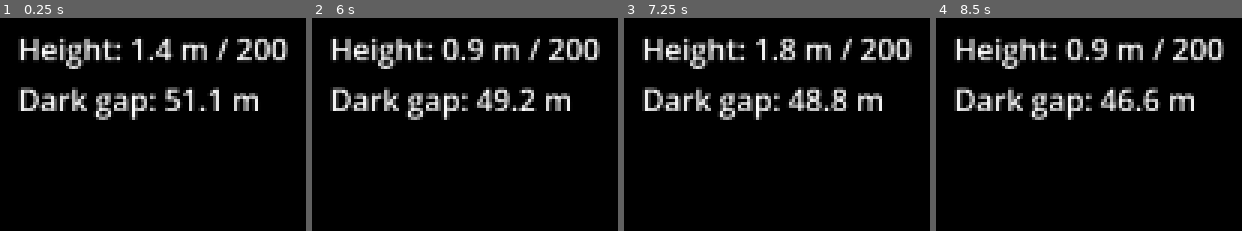
Above: before the commit, frames 1-4 (left to right).
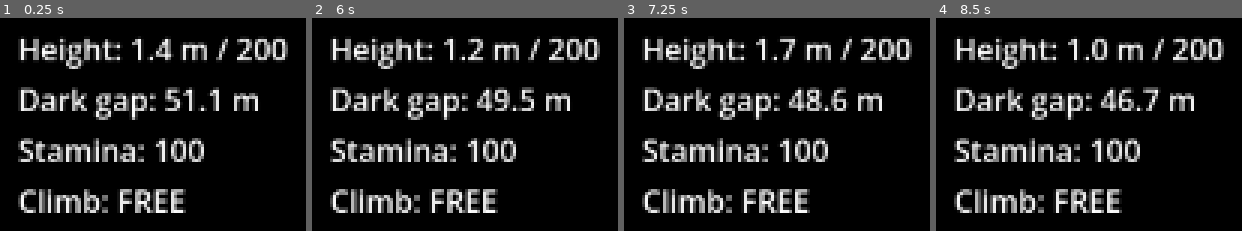
Above: after the commit, the same moments.

Repository: bennyo27/tethered
Game: Godot game, scene res://scenes/main/prototype.tscn
Two runs of this game, one before a commit and one after it. Both use one fixed random seed, a clock stepped at 60 frames per second and the inputs below.
Inputs (mouse positions are in pixels of both pictures, inside the frame that each line leads up to):
- Up to frame 1 (0.25 s): no input
- Up to frame 2 (6 s): tap Enter at 0.5 s; move the mouse to (outside the picture) at 0.52 s; press the mouse at (outside the picture) at 0.53 s; hold W (move_forward) 0.53-5.78 s; tap Space (jump) at 0.77, 1.07, 1.52, 1.82, 2.85, 3.02, 3.32, 3.77, 4.07, 4.52, 4.82 s; tap E (interact) at 0.8, 1.35, 3.8, 4.35 s; tap R (restart) at 1.25, 2, 2.75, 3.5, 4.15, 4.25 s; move the mouse to (outside the picture) at 1.27 s; release the mouse at (outside the picture) at 1.28 s; right-click (outside the picture) at 1.55 s; move the mouse to (outside the picture) at 2.02 s; hold Space (jump) 2.03-2.78 s; right-click (outside the picture) at 2.1 s; move the mouse to (outside the picture) at 2.77 s; click (outside the picture) at 3.05 s; move the mouse to (outside the picture) at 3.52 s; press the mouse at (outside the picture) at 3.53 s; move the mouse to (outside the picture) at 4.27 s; release the mouse at (outside the picture) at 4.28 s; right-click (outside the picture) at 4.55 s; move the mouse to (outside the picture) at 5.02 s; hold Space (jump) 5.03-5.78 s; right-click (outside the picture) at 5.1 s; move the mouse to (outside the picture) at 5.77 s; hold D (move_right) from 5.78 s (still down); click (outside the picture) at 5.85 s
- Up to frame 3 (7.25 s): tap Space (jump) at 6.02, 6.32, 6.77, 7.07 s; move the mouse to (outside the picture) at 6.52 s; release D (move_right) at 6.53 s; hold W (move_forward) from 6.53 s (still down); hold E (interact) from 6.53 s (still down)
- Up to frame 4 (8.5 s): keep holding W (move_forward); move the mouse to (outside the picture) at 7.27 s; release E (interact) at 7.28 s; right-click (outside the picture) at 7.35 s; tap Space (jump) at 7.52, 7.82 s; move the mouse to (outside the picture) at 8.02 s; hold Space (jump) from 8.03 s (still down)

The runs differ from the first frame. In frame 1, 7.5% of the frame differs, in the area x 5-67%, y 56-92%; in frame 2, 8.7%; in frame 3, 8.2%; in frame 4, 8.7%, in the area x 5-74%, y 9-92%.

Commit message:
White Knuckle-style climbing: two-hand grab, pendulum swing, mantle, stamina
- Rewrote player_controller.gd with independent left/right hand raycasts
- 0 hands: walk/sprint/fall (E=sprint)
- 1 hand: pendulum swing physics — WASD pumps, Space launches with momentum+boost
- 2 hands: climb along anchor line, A/D shimmy, Space mantles up
- Stamina system: drains while gripping (2h faster), launch costs burst,
  grip fails at 0, regens on ground
- Updated player.tscn: two offset raycasts (LeftRay, RightRay)
- HUD shows stamina bar + climb state (FREE/SWING/CLIMB)
- Updated README with full climbing model docs

Diff:
--- a/project.godot
+++ b/project.godot
@@ -52,10 +52,13 @@
 "events": [Object(InputEventKey,"resource_local_to_scene":false,"resource_name":"","device":-1,"window_id":0,"alt_press …(191 unchanged characters)…
 ]
 }
-grab={
+grab_left={
 "deadzone": 0.5,
-"events": [Object(InputEventMouseButton,"resource_local_to_s …(272 unchanged characters)… alse,"double_click":false,"script":null)
-]
+"events": [Object(InputEventMouseButton,"resource_local_to_s …(272 unchanged characters)… alse,"double_click":false,"script":null)]
+}
+grab_right={
+"deadzone": 0.5,
+"events": [Object(InputEventMouseButton,"resource_local_to_scene":false,"resource_name":"","device":-1,"window_id":0,"alt_pressed":false,"shift_pressed":false,"ctrl_pressed":false,"meta_pressed":false,"button_mask":0,"position":Vector2(0, 0),"global_position":Vector2(0, 0),"factor":1.0,"button_index":2,"canceled":false,"pressed":false,"double_click":false,"script":null)]
 }
 interact={
 "deadzone": 0.5,
--- a/scenes/main/hud.tscn
+++ b/scenes/main/hud.tscn
@@ -8,7 +8,7 @@
 [node name="Margin" type="MarginContainer" parent="."]
 anchors_preset = 0
 offset_right = 320.0
-offset_bottom = 120.0
+offset_bottom = 160.0
 theme_override_constants/margin_left = 16
 theme_override_constants/margin_top = 16
 
@@ -23,6 +23,14 @@
 layout_mode = 2
 text = "Dark gap: 0"
 
+[node name="Stamina" type="Label" parent="Margin/VBox"]
+layout_mode = 2
+text = "Stamina: 100"
+
+[node name="State" type="Label" parent="Margin/VBox"]
+layout_mode = 2
+text = "Climb: FREE"
+
 [node name="Center" type="CenterContainer" parent="."]
 anchors_preset = 15
 anchor_right = 1.0
--- a/scenes/player/player.tscn
+++ b/scenes/player/player.tscn
@@ -26,8 +26,13 @@
 [node name="Camera3D" type="Camera3D" parent="."]
 transform = Transform3D(1, 0, 0, 0, 1, 0, 0, 0, 1, 0, 0.7, 0)
 
-[node name="GrabRay" type="RayCast3D" parent="Camera3D"]
-target_position = Vector3(0, 0, -2.5)
+[node name="LeftRay" type="RayCast3D" parent="Camera3D"]
+transform = Transform3D(1, 0, 0, 0, 1, 0, 0, 0, 1, -0.3, 0, 0)
+target_position = Vector3(0, 0, -3.5)
+
+[node name="RightRay" type="RayCast3D" parent="Camera3D"]
+transform = Transform3D(1, 0, 0, 0, 1, 0, 0, 0, 1, 0.3, 0, 0)
+target_position = Vector3(0, 0, -3.5)
 
 [node name="Anchor" type="Marker3D" parent="."]
 transform = Transform3D(1, 0, 0, 0, 1, 0, 0, 0, 1, 0, 0.2, 0)
--- a/scripts/game/hud.gd
+++ b/scripts/game/hud.gd
@@ -1,8 +1,10 @@
 extends CanvasLayer
-## Tethered — minimal prototype HUD: height, threat gap, run state banner.
+## Tethered — minimal prototype HUD: height, threat gap, stamina, climb state, banner.
 
 @onready var height_label: Label = $Margin/VBox/Height
 @onready var gap_label: Label = $Margin/VBox/Gap
+@onready var stamina_label: Label = $Margin/VBox/Stamina
+@onready var state_label: Label = $Margin/VBox/State
 @onready var banner: Label = $Center/Banner
 
 
@@ -18,6 +20,20 @@
 	var gap := GameManager.get_lowest_player_y() - GameManager.threat_depth
 	height_label.text = "Height: %.1f m / %.0f" % [h, GameManager.SUMMIT_HEIGHT]
 	gap_label.text = "Dark gap: %.1f m" % gap
+
+	# Player1 stamina + climb state.
+	if GameManager.players.size() > 0 and is_instance_valid(GameManager.players[0]):
+		var p := GameManager.players[0]
+		if p.has_method("get_climb_state"):
+			state_label.text = "Climb: %s" % p.get_climb_state()
+		if "stamina" in p:
+			stamina_label.text = "Stamina: %.0f" % p.stamina
+			# Red when low.
+			if p.stamina < 20.0:
+				stamina_label.modulate = Color(1, 0.3, 0.3)
+			else:
+				stamina_label.modulate = Color(1, 1, 1)
+
 	if GameManager.state == GameManager.State.PLAYING and h >= GameManager.SUMMIT_HEIGHT:
 		GameManager.win_run()
 	if Input.is_action_just_pressed("restart"):
--- a/scripts/player/player_controller.gd
+++ b/scripts/player/player_controller.gd
@@ -1,27 +1,86 @@
 extends CharacterBody3D
-## Tethered — first-person climbing controller (prototype graybox).
-## Walk, jump, mouse-look, and a simple "grab" that anchors the player to a
-## ledge/wall so they can hang. Tether force is applied externally by RopeJoint.
+## Tethered — first-person climbing controller with White Knuckle-style climbing.
+##
+## Core verbs:
+##   LMB (hold)  — grab with LEFT hand (ray from camera-left)
+##   RMB (hold)  — grab with RIGHT hand (ray from camera-right)
+##   Mouse       — look around / aim hands
+##   WASD        — walk on ground / swing-direction while hanging / climb-up while both hands grab
+##   Space       — jump (ground) / LAUNCH off swing (hanging) / mantle-up (both hands on ledge)
+##   Shift (hold) — sprint on ground
+##   E           — interact (stub)
+##   R           — restart run (handled by HUD)
+##
+## Climbing model:
+##   - Each hand fires its own raycast. A hand is either FREE or ANCHORED at a
+##     world-space point.
+##   - 0 hands anchored  → normal walking/falling.
+##   - 1 hand anchored   → PENDULUM: you swing on a rope of length = distance
+##                          to the anchor. WASD adds tangential force to pump
+##                          the swing. Space launches you tangent to the swing
+##                          with your built-up velocity.
+##   - 2 hands anchored  → CLIMBING: you're held between two anchor points.
+##                          W/S moves you along the line between them (up/down).
+##                          A/D shimmies sideways (perpendicular, horizontal).
+##                          Space mantles up toward the higher anchor.
+##
+## Stamina:
+##   - Gripping drains stamina. 1 hand = slow drain, 2 hands = faster.
+##   - Launching costs a burst. Running out while hanging = forced release.
+##   - Regenerates when both hands free and on ground.
+##   - Low stamina = grip is unreliable (visual + audio cue later).
 
 @export var move_speed: float = 5.0
+@export var sprint_speed: float = 8.0
 @export var air_control: float = 0.3
 @export var jump_velocity: float = 6.0
 @export var mouse_sensitivity: float = 0.0025
 @export var gravity: float = 18.0
-@export var climb_speed: float = 3.0
-
-## External force accumulator (the tether pushes/pulls us each frame).
+
+## Climbing / swing tuning.
+@export var swing_gravity: float = 14.0
+@export var swing_pump_force: float = 30.0
+@export var launch_force: float = 1.0  ## multiplier on current velocity at launch
+@export var launch_boost: float = 4.0  ## flat upward boost on launch
+@export var climb_speed: float = 4.0
+@export var shimmy_speed: float = 3.0
+@export var mantle_force: float = 9.0
+@export var max_reach: float = 3.0  ## how far a hand can grab
+
+## Stamina.
+@export var max_stamina: float = 100.0
+@export var stamina_drain_one_hand: float = 4.0
+@export var stamina_drain_two_hands: float = 7.0
+@export var stamina_drain_launch: float = 20.0
+@export var stamina_regen: float = 15.0
+@export var stamina_min_grip: float = 5.0  ## below this, forced release
+
+## External force accumulator (tether pulls).
 var external_force: Vector3 = Vector3.ZERO
-var is_grabbing: bool = false
-var _grab_point: Vector3 = Vector3.ZERO
+
+var stamina: float = 100.0
+
+## Hand states.
+enum HandState { FREE, ANCHORED }
+var left_state: HandState = HandState.FREE
+var right_state: HandState = HandState.FREE
+var left_anchor: Vector3 = Vector3.ZERO
+var right_anchor: Vector3 = Vector3.ZERO
+var left_rope_len: float = 0.0
+var right_rope_len: float = 0.0
+
+## Swing velocity (tangential, used when 1 hand anchored).
+var swing_vel: Vector3 = Vector3.ZERO
 
 @onready var camera: Camera3D = $Camera3D
-@onready var grab_ray: RayCast3D = $Camera3D/GrabRay
+@onready var left_ray: RayCast3D = $Camera3D/LeftRay
+@onready var right_ray: RayCast3D = $Camera3D/RightRay
 
 
 func _ready() -> void:
 	GameManager.register_player(self)
 	Input.mouse_mode = Input.MOUSE_MODE_CAPTURED
+	stamina = max_stamina
 
 
 func _exit_tree() -> void:
@@ -38,27 +97,82 @@
 
 
 func _physics_process(delta: float) -> void:
-	_handle_grab()
-
-	if is_grabbing:
-		_climb_movement(delta)
-	else:
-		_free_movement(delta)
-
-	# Apply tether/external force then reset the accumulator.
+	_update_hands()
+	_process_stamina(delta)
+
+	var anchored_count := _anchored_count()
+	match anchored_count:
+		0:
+			_free_movement(delta)
+		1:
+			_swing_movement(delta)
+		2:
+			_climb_movement(delta)
+
+	# Apply tether/external force then reset.
 	velocity += external_force * delta
 	external_force = Vector3.ZERO
-
 	move_and_slide()
 
 
-func _handle_grab() -> void:
-	if Input.is_action_pressed("grab") and grab_ray.is_colliding():
-		is_grabbing = true
-		_grab_point = grab_ray.get_collision_point()
+# ─── Hand management ─────────────────────────────────────────────────────────
+
+func _update_hands() -> void:
+	# Left hand: grab on press if ray hits, release on release.
+	if Input.is_action_just_pressed("grab_left"):
+		_try_grab_hand(true)
+	if Input.is_action_just_released("grab_left"):
+		_release_hand(true)
+
+	# Right hand.
+	if Input.is_action_just_pressed("grab_right"):
+		_try_grab_hand(false)
+	if Input.is_action_just_released("grab_right"):
+		_release_hand(false)
+
+
+func _try_grab_hand(is_left: bool) -> void:
+	var ray := left_ray if is_left else right_ray
+	if not ray.is_colliding():
+		return
+	if stamina < stamina_min_grip:
+		return  # too exhausted to grip
+
+	var point := ray.get_collision_point()
+	var dist := global_position.distance_to(point)
+	if dist > max_reach:
+		return
+
+	if is_left:
+		left_state = HandState.ANCHORED
+		left_anchor = point
+		left_rope_len = dist
 	else:
-		is_grabbing = false
-
+		right_state = HandState.ANCHORED
+		right_anchor = point
+		right_rope_len = dist
+
+	# When transitioning from free→anchored, absorb current velocity into swing.
+	if _anchored_count() == 1:
+		swing_vel = velocity
+		velocity = Vector3.ZERO
+
+
+func _release_hand(is_left: bool) -> void:
+	if is_left:
+		left_state = HandState.FREE
+	else:
+		right_state = HandState.FREE
+
+
+func _anchored_count() -> int:
+	var c := 0
+	if left_state == HandState.ANCHORED: c += 1
+	if right_state == HandState.ANCHORED: c += 1
+	return c
+
+
+# ─── Movement modes ─────────────────────────────────────────────────────────
 
 func _free_movement(delta: float) -> void:
 	if not is_on_floor():
@@ -67,31 +181,143 @@
 	var input_dir := Input.get_vector("move_left", "move_right", "move_forward", "move_backward")
 	var direction := (transform.basis * Vector3(input_dir.x, 0, input_dir.y)).normalized()
 
+	var speed := move_speed
+	if Input.is_action_pressed("jump") and is_on_floor():
+		# jump action is space — but we use it for launch in swing. on ground it's jump.
+		pass
+	# Jump is handled separately below to avoid double-trigger.
+
 	var control := 1.0 if is_on_floor() else air_control
 	if direction:
-		velocity.x = lerpf(velocity.x, direction.x * move_speed, control)
-		velocity.z = lerpf(velocity.z, direction.z * move_speed, control)
+		var target := direction * speed
+		velocity.x = lerpf(velocity.x, target.x, control)
+		velocity.z = lerpf(velocity.z, target.z, control)
 	elif is_on_floor():
-		velocity.x = move_toward(velocity.x, 0, move_speed)
-		velocity.z = move_toward(velocity.z, 0, move_speed)
-
+		velocity.x = move_toward(velocity.x, 0, speed)
+		velocity.z = move_toward(velocity.z, 0, speed)
+
+	# Sprint.
+	if Input.is_action_pressed("interact") and is_on_floor() and direction:
+		velocity.x = direction.x * sprint_speed
+		velocity.z = direction.z * sprint_speed
+
+	# Jump from ground.
 	if Input.is_action_just_pressed("jump") and is_on_floor():
 		velocity.y = jump_velocity
 
 
+func _swing_movement(delta: float) -> void:
+	## One hand anchored → pendulum physics.
+	var anchor := left_anchor if left_state == HandState.ANCHORED else right_anchor
+	var rope_len := left_rope_len if left_state == HandState.ANCHORED else right_rope_len
+
+	var to_anchor := anchor - global_position
+	var dist := to_anchor.length()
+	if dist < 0.01:
+		return
+	var radial_dir := to_anchor / dist
+
+	# Gravity.
+	swing_vel.y -= swing_gravity * delta
+
+	# Pump force: WASD adds tangential force in the horizontal plane.
+	var input_dir := Input.get_vector("move_left", "move_right", "move_forward", "move_backward")
+	var wish := (transform.basis * Vector3(input_dir.x, 0, input_dir.y)).normalized()
+	if wish.length_squared() > 0.01:
+		# Project wish onto tangent plane (remove radial component).
+		var tangential := wish - radial_dir * wish.dot(radial_dir)
+		if tangential.length_squared() > 0.001:
+			tangential = tangential.normalized()
+			swing_vel += tangential * swing_pump_force * delta
+
+	# Hard constraint: stay on sphere of radius rope_len.
+	var new_pos := global_position + swing_vel * delta
+	var to_new := new_pos - anchor
+	if to_new.length() > rope_len:
+		to_new = to_new.normalized() * rope_len
+		new_pos = anchor + to_new
+		# Remove radial velocity component (rope can't stretch).
+		var radial := to_new.normalized()
+		swing_vel -= radial * swing_vel.dot(radial)
+
+	global_position = new_pos
+	velocity = swing_vel  # keep move_and_slide happy
+
+	# Launch: space releases the hand and applies momentum + upward boost.
+	if Input.is_action_just_pressed("jump"):
+		if stamina >= stamina_drain_launch:
+			swing_vel += Vector3.UP * launch_boost
+			velocity = swing_vel * launch_force
+			stamina -= stamina_drain_launch
+			_release_hand(left_state == HandState.ANCHORED)
+			swing_vel = Vector3.ZERO
+
+
 func _climb_movement(delta: float) -> void:
-	# While grabbing, gravity is negated and we climb along the wall.
+	## Both hands anchored → climb along the line between anchors + shimmy.
 	var input_dir := Input.get_vector("move_left", "move_right", "move_forward", "move_backward")
-	velocity.y = -input_dir.y * climb_speed
-	velocity.x = (transform.basis * Vector3(input_dir.x, 0, 0)).x * climb_speed
-	velocity.z = (transform.basis * Vector3(input_dir.x, 0, 0)).z * climb_speed
-
+
+	# Direction from lower to higher anchor.
+	var a := left_anchor
+	var b := right_anchor
+	var up_dir := (b - a).normalized() if b.y > a.y else (a - b).normalized()
+	var horizontal := Vector3(up_dir.x, 0, up_dir.z).normalized()
+	if horizontal.length_squared() < 0.01:
+		horizontal = -camera.global_transform.basis.z
+		horizontal.y = 0
+		horizontal = horizontal.normalized()
+	# Shimmy direction = perpendicular to up_dir, horizontal.
+	var shimmy_dir := up_dir.cross(Vector3.UP).normalized()
+
+	velocity = Vector3.ZERO
+	# W (forward) = climb up, S (back) = climb down.
+	velocity += up_dir * (-input_dir.y) * climb_speed
+	# A/D = shimmy sideways.
+	velocity += shimmy_dir * input_dir.x * shimmy_speed
+
+	# Space = mantle up (launch toward higher anchor).
 	if Input.is_action_just_pressed("jump"):
-		# Push off the wall.
-		is_grabbing = false
-		velocity += -camera.global_transform.basis.z * jump_velocity
+		var higher := b if b.y >= a.y else a
+		var mantle_dir := (higher - global_position).normalized()
+		velocity = mantle_dir * mantle_force
+		_release_hand(true)
+		_release_hand(false)
+		swing_vel = velocity
+
+
+# ─── Stamina ─────────────────────────────────────────────────────────────────
+
+func _process_stamina(delta: float) -> void:
+	var anchored := _anchored_count()
+	if anchored == 0:
+		# Regen when free (faster if on ground).
+		var rate := stamina_regen if is_on_floor() else stamina_regen * 0.3
+		stamina = minf(stamina + rate * delta, max_stamina)
+	elif anchored == 1:
+		stamina -= stamina_drain_one_hand * delta
+	elif anchored == 2:
+		stamina -= stamina_drain_two_hands * delta
+
+	# Grip failure.
+	if stamina <= 0.0:
+		stamina = 0.0
+		_release_hand(true)
+		_release_hand(false)
+		swing_vel = velocity  # carry momentum into the fall
 
 
 ## Called by the tether to apply rope tension this frame.
 func apply_tether_force(force: Vector3) -> void:
 	external_force += force
+
+
+## Debug info for HUD.
+func get_climb_state() -> String:
+	var c := _anchored_count()
+	if c == 0:
+		return "FREE"
+	elif c == 1:
+		return "SWING"
+	elif c == 2:
+		return "CLIMB"
+	return "?"
Not shown, changed: README.md
